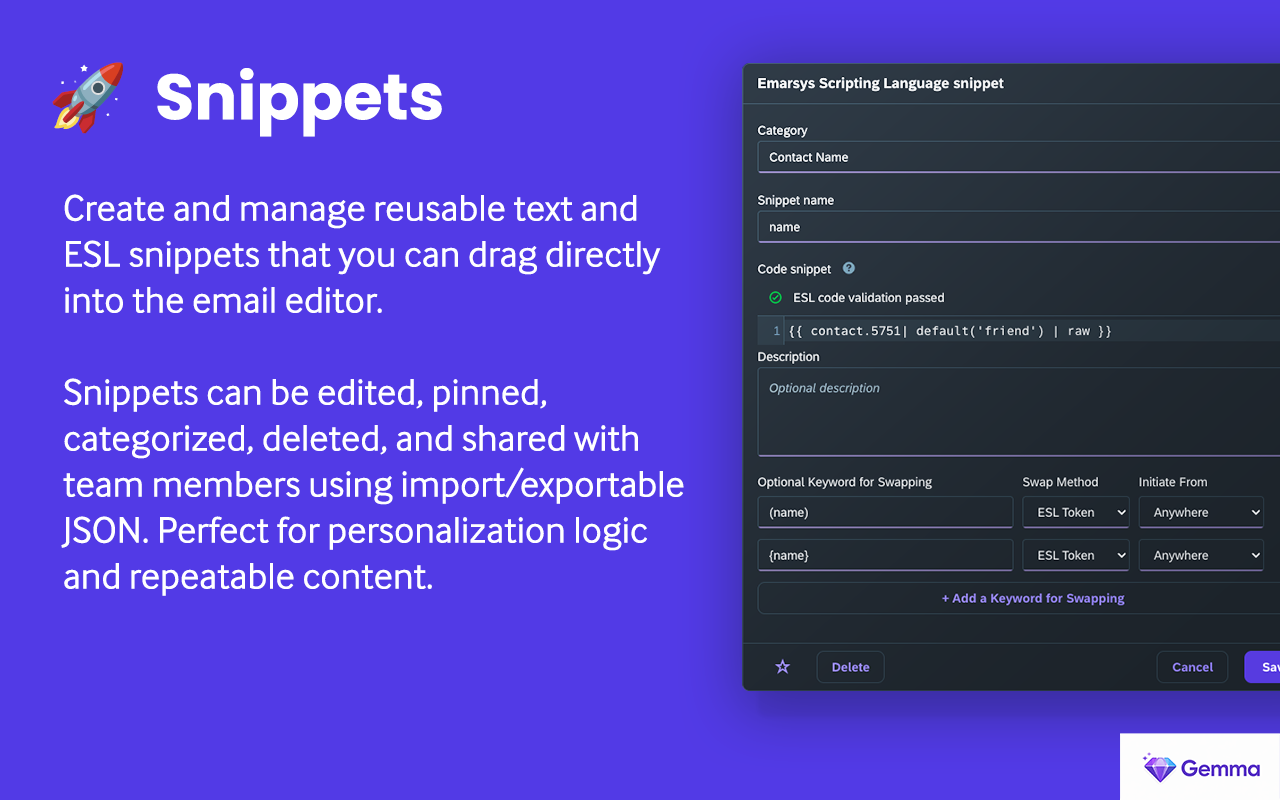
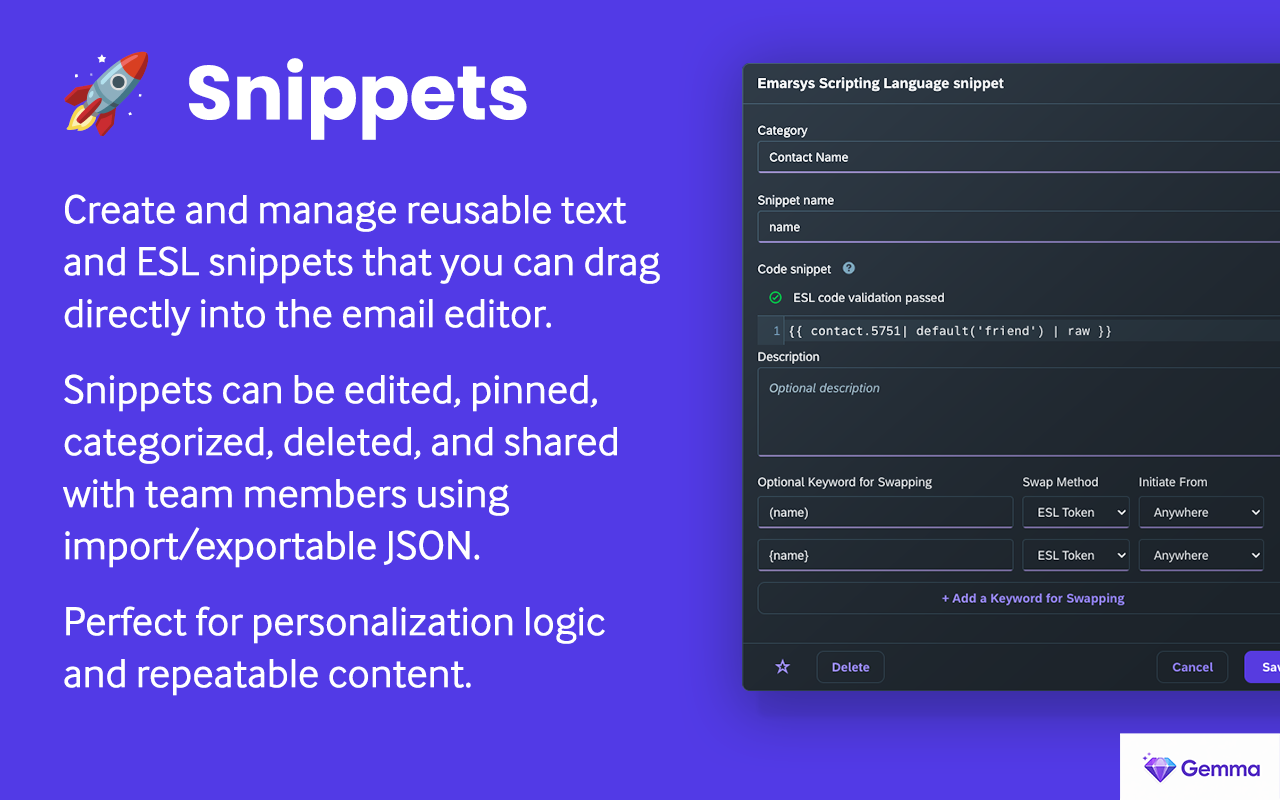
Layered file, before and after one edit (1280px x 800px). Changes by layer:
painted on "Create and manage reusable text and ESL snippets that you can d" over [61, 194, 684, 696]
painted on "🚀 Snippets" over [52, 51, 527, 140]